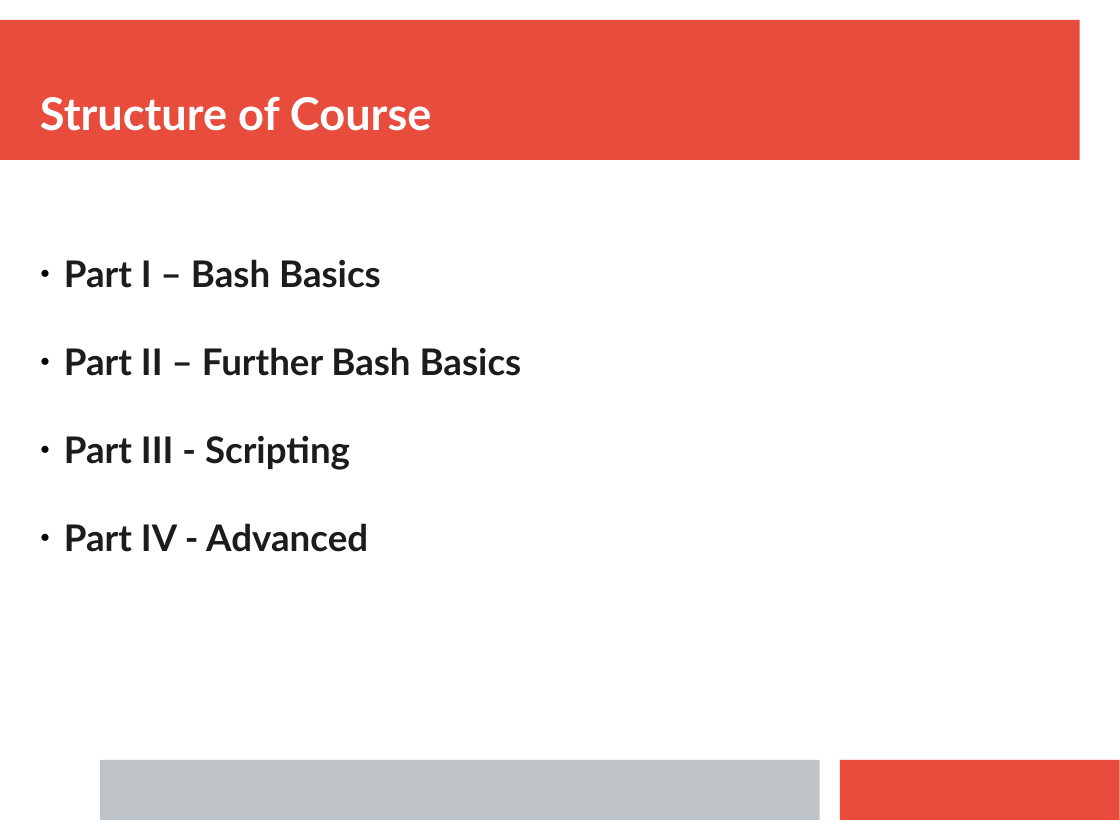
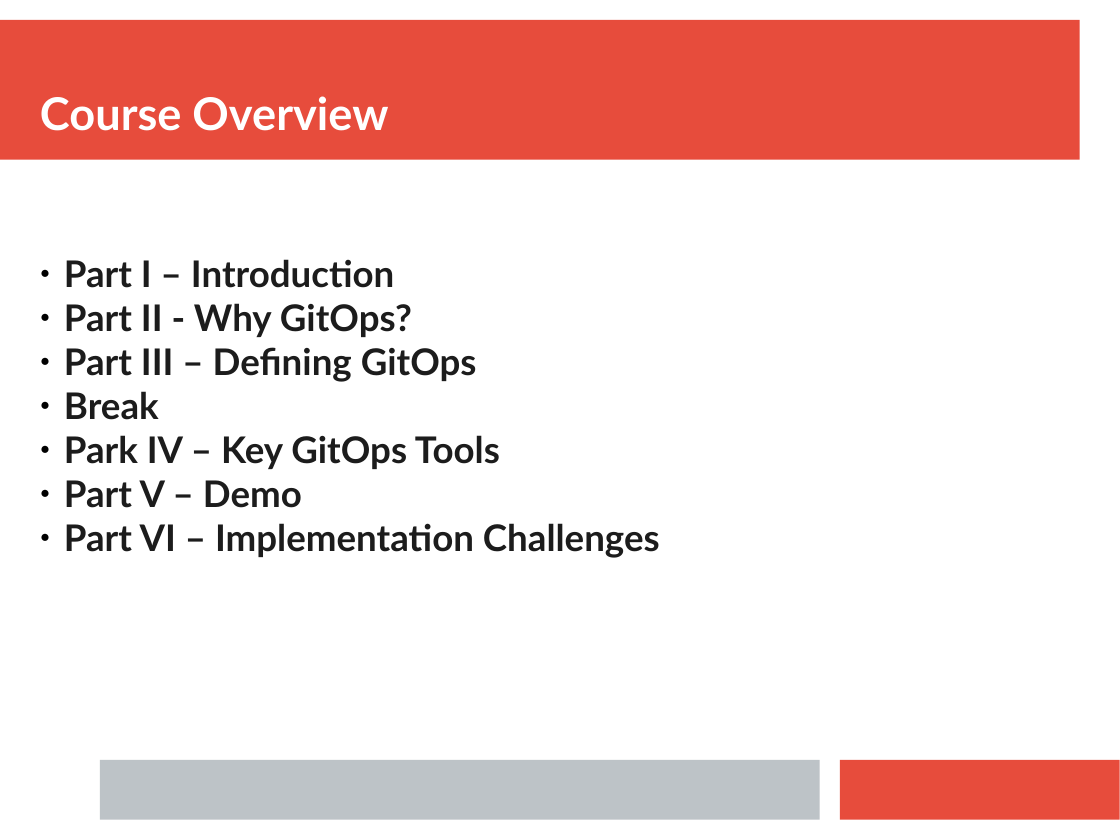
Before and after one commit to ianmiell/gitops-first-steps, a slide deck: slide 4 of slides/gitops_first_steps.pptx (slide 11 before the commit). Drawn at 1120x840 pixels with LibreOffice and Linux fonts; fonts in the diff are those of the drawing. Boxes give left, top, right and bottom in pixels: in the first picture for what was removed or moved away, otherwise in the second. Text is boxed around its words. In the diff, an @@ line names an element or a change of style, - is before the commit and + after.

Commit message:
latest

```diff
--- a/slides/gitops_first_steps.pptx
+++ b/slides/gitops_first_steps.pptx
@@ text at box(40, 96, 388, 131): text changed @@
-Structure of Course
+Course Overview
@@ text at box(64, 259, 660, 558): text changed @@
-● Part I – Bash Basics
-● Part II – Further Bash Basics
-● Part III - Scripting
-● Part IV - Advanced
+● Part I – Introduction
+● Part II - Why GitOps?
+● Part III – Defining GitOps
+● Break
+● Park IV – Key GitOps Tools
+● Part V – Demo
+● Part VI – Implementation Challenges
```
Also in this commit, not shown: 1 other slide changed, 29 slides added, 62 slides removed.
